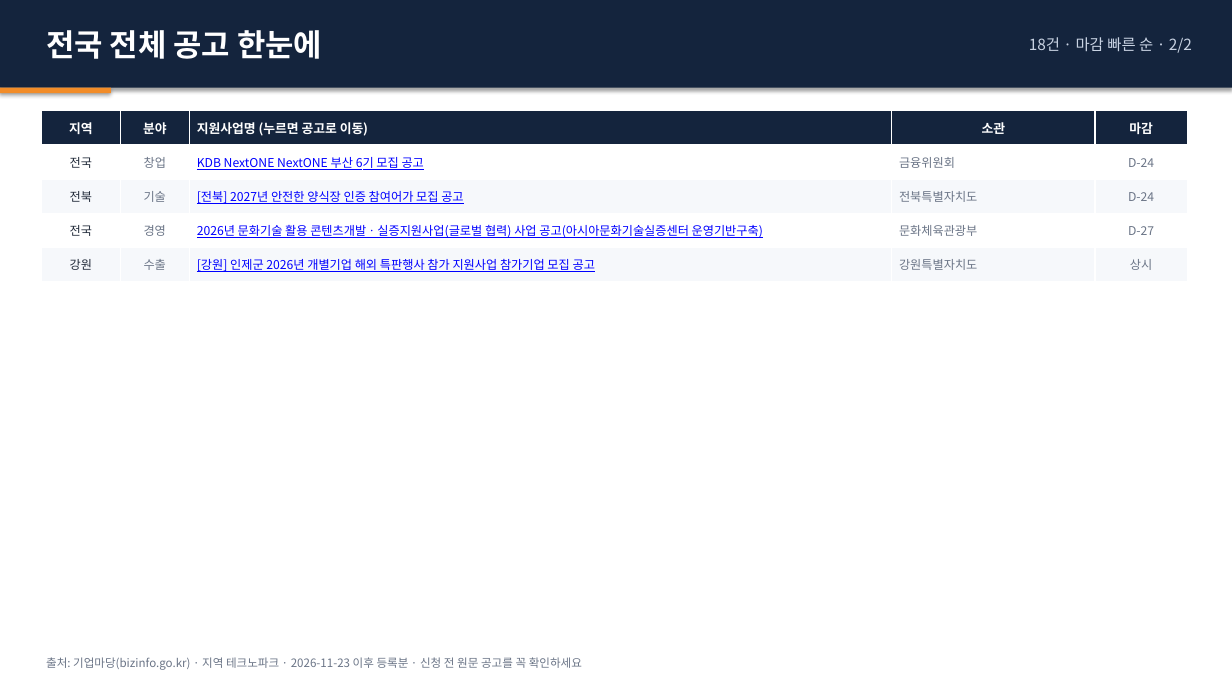
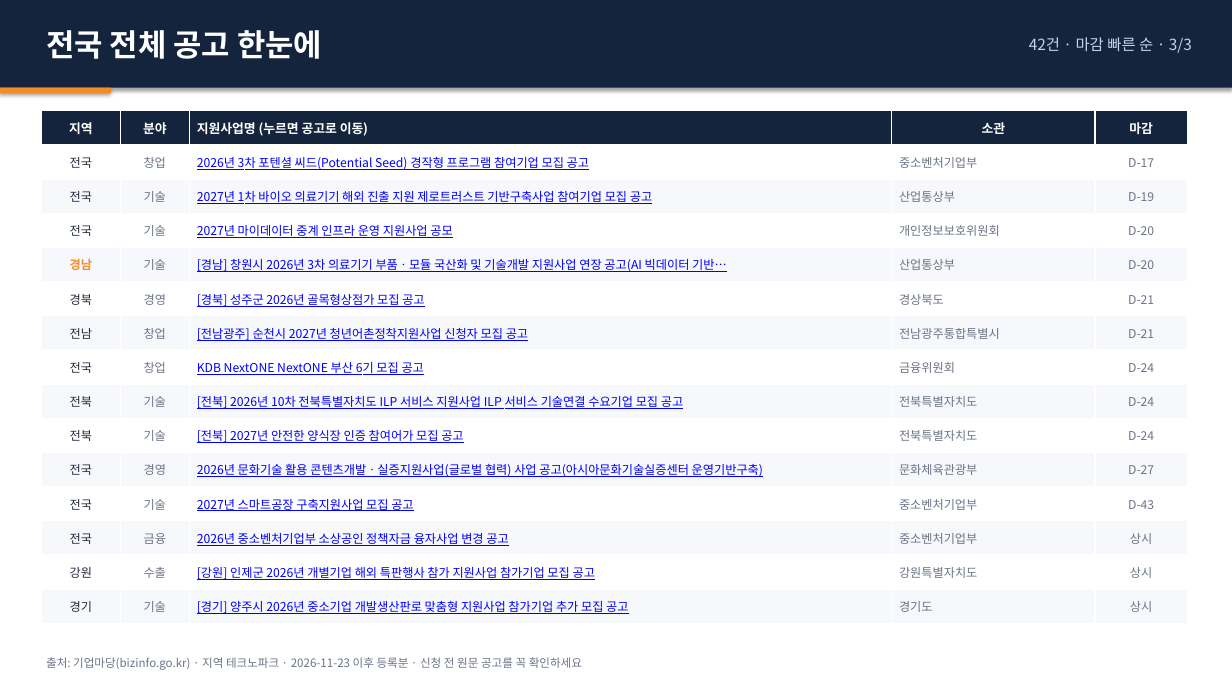
Before and after one commit to juddmank/helprnd.com, a slide deck: slide 28 of site/briefings/2026-11-24_지원사업공고.pptx (slide 15 before the commit). Drawn at 1232x693 pixels with LibreOffice and Linux fonts; fonts in the diff are those of the drawing. Boxes give left, top, right and bottom in pixels: in the first picture for what was removed or moved away, otherwise in the second. Text is boxed around its words. In the diff, an @@ line names an element or a change of style, - is before the commit and + after.

Commit message:
공고 업데이트 2026-11-24

```diff
--- a/site/briefings/2026-11-24_지원사업공고.pptx
+++ b/site/briefings/2026-11-24_지원사업공고.pptx
@@ text at (1029, 37, 1192, 53): text changed @@
-18건 · 마감 빠른 순 · 2/2
+42건 · 마감 빠른 순 · 3/3
@@ table at (42, 111, 1188, 624) @@
+row 2: 전국 | 창업 | 2026년 3차 포텐셜 씨드(Potential Seed) 경작형 프로그램 참여기업 모집 공고 | 중소벤처기업부 | D-17
+row 3: 전국 | 기술 | 2027년 1차 바이오 의료기기 해외 진출 지원 제로트러스트 기반구축사업 참여기업 모집 공고 | 산업통상부 | D-19
+row 4: 전국 | 기술 | 2027년 마이데이터 중계 인프라 운영 지원사업 공모 | 개인정보보호위원회 | D-20
+row 5: 경남 | 기술 | [경남] 창원시 2026년 3차 의료기기 부품ㆍ모듈 국산화 및 기술개발 지원사업 연장 공고(AI 빅데이터 기반… | 산업통상부 | D-20
+row 6: 경북 | 경영 | [경북] 성주군 2026년 골목형상점가 모집 공고 | 경상북도 | D-21
+row 7: 전남 | 창업 | [전남광주] 순천시 2027년 청년어촌정착지원사업 신청자 모집 공고 | 전남광주통합특별시 | D-21
+row 9: 전북 | 기술 | [전북] 2026년 10차 전북특별자치도 ILP 서비스 지원사업 ILP 서비스 기술연결 수요기업 모집 공고 | 전북특별자치도 | D-24
+row 12: 전국 | 기술 | 2027년 스마트공장 구축지원사업 모집 공고 | 중소벤처기업부 | D-43
+row 13: 전국 | 금융 | 2026년 중소벤처기업부 소상공인 정책자금 융자사업 변경 공고 | 중소벤처기업부 | 상시
+row 15: 경기 | 기술 | [경기] 양주시 2026년 중소기업 개발생산판로 맞춤형 지원사업 참가기업 추가 모집 공고 | 경기도 | 상시
```
Also in this commit, not shown: 11 other slides changed, 13 slides added, 3 other files.
